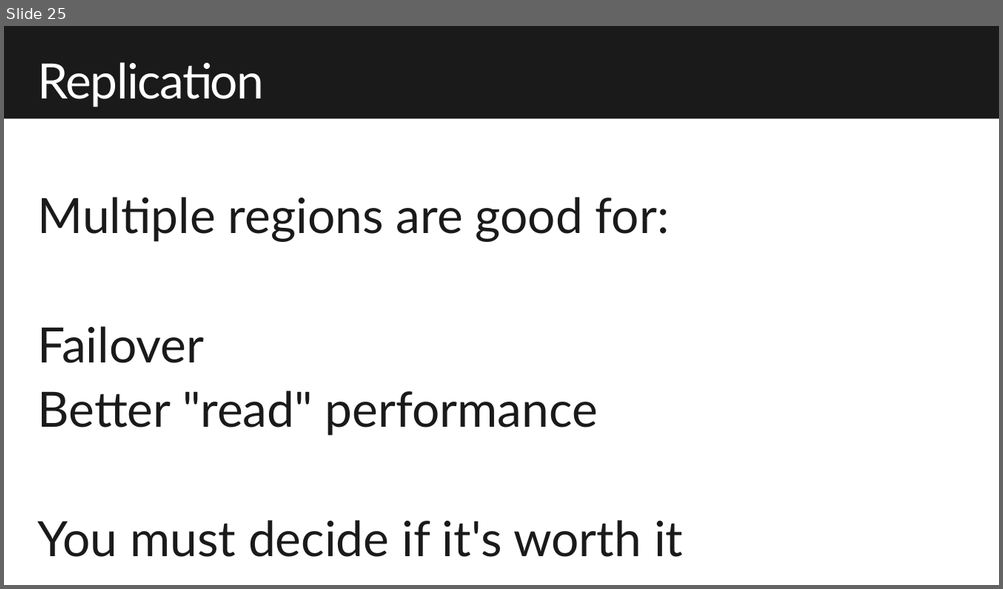
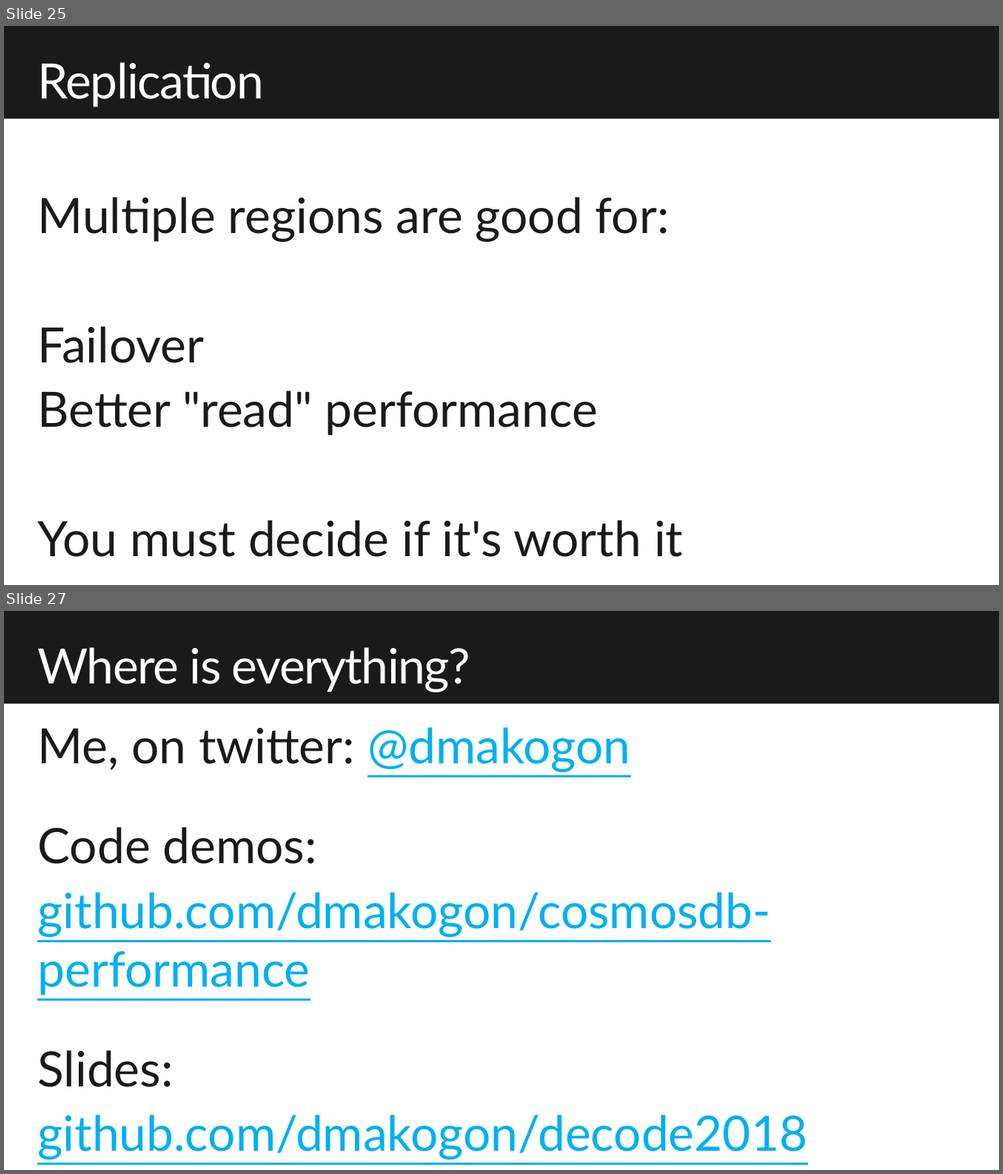
Before and after one commit to dmakogon/decode2018, a slide deck: decode2018_cosmosdb.pptx. Shown one above the other, each under a label of ours: slide 25 before the commit, slides 25 and 27 after it; the slides between them are not shown. The pictures are 1003x589 and 1003x1174 pixels, drawn with LibreOffice and Linux fonts; fonts in the diff are those of the drawing; background and template pictures are left out. Boxes give left, top, right and bottom in pixels: in the first picture for what was removed or moved away, otherwise in the second. Text is boxed around its words. In the diff, an @@ line names an element or a change of style, - is before the commit and + after.

Commit message:
added links and twitter contact

```diff
--- a/decode2018_cosmosdb.pptx
+++ b/decode2018_cosmosdb.pptx
@@ slide 27 added at (4, 611, 999, 1170), background #FFFFFF; not listed: 1 template element that a slide beside it also shows @@
@@ title added at (37, 647, 470, 692), 48 pt, text #FFFFFF @@
+Where is everything?
@@ text added at (37, 727, 807, 1160), 48 pt, text #00B0F0, underline @@
+Me, on twitter: @dmakogon
+Code demos:
+github.com/dmakogon/cosmosdb-performance
+Slides:
+github.com/dmakogon/decode2018
```
Also in this commit, not shown: 1 slide changed, 1 other slide added.
